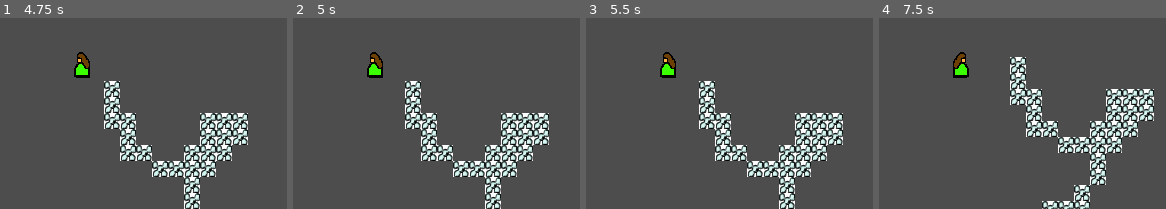
Above: before the commit, frames 1-4 (left to right).
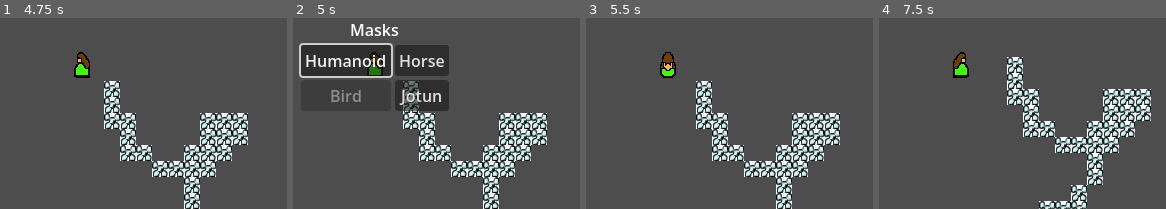
Above: after the commit, the same moments.

Repository: kasperab/loki
Game: Godot game, scene res://scenes/menu.tscn
Same seed, same stepped clock (60 frames per second), same inputs: the game is played once before the commit and once after it.
Inputs (mouse positions are in pixels of both pictures, inside the frame that each line leads up to):
- Up to frame 1 (4.75 s): click "Start" at 0.5 s; tap Enter at 1.25 s; hold Right (right) 1.28-2.03 s; hold Down (down) 2.03-2.78 s; hold Right (right) 2.78-3.53 s; hold Up (up) 3.53-4.28 s; hold Left (left) from 4.28 s (still down)
- Up to frame 2 (5 s): keep holding Left (left); tap X (mask_menu, bound only after the commit) at 4.9 s
- Up to frame 3 (5.5 s): release Left (left) at 5 s; click (637, 60) at 5 s, where only the run after the commit has a clickable "Humanoid"
- Up to frame 4 (7.5 s): tap Space at 5.75 s; hold Left (left) 5.78-6.53 s; hold Down (down) 6.53-7.28 s; hold Right (right) from 7.28 s (still down)

Frame 1 is identical in both runs. In frame 2, 21% of the frame differs, in the area x 2-90%, y 3-100%; in frame 3, 9.9%; in frame 4, 11%.

Commit message:
Added simple mask menu

Diff:
--- a/art/player_sprite.tres
+++ b/art/player_sprite.tres
@@ -1,6 +1,40 @@
 [gd_resource type="SpriteFrames" format=3 uid="uid://bmnnqb5d5eejs"]
 
+[ext_resource type="Texture2D" uid="uid://ool0ji8mrj2d" path="res://art/02_characters_guard.png" id="1_p05ks"]
 [ext_resource type="Texture2D" uid="uid://ccy2rmnsgj7q2" path="res://art/02_characters_loki.png" id="1_tt7tm"]
+[ext_resource type="Texture2D" uid="uid://b4dwm5qxo5aua" path="res://art/02_characters_horse.png" id="2_es1ro"]
+
+[sub_resource type="AtlasTexture" id="AtlasTexture_j13fy"]
+atlas = ExtResource("1_p05ks")
+region = Rect2(128, 112, 16, 32)
+
+[sub_resource type="AtlasTexture" id="AtlasTexture_r1xd5"]
+atlas = ExtResource("1_p05ks")
+region = Rect2(112, 112, 16, 32)
+
+[sub_resource type="AtlasTexture" id="AtlasTexture_nvapc"]
+atlas = ExtResource("1_p05ks")
+region = Rect2(144, 112, 16, 32)
+
+[sub_resource type="AtlasTexture" id="AtlasTexture_ab1je"]
+atlas = ExtResource("1_p05ks")
+region = Rect2(128, 80, 16, 32)
+
+[sub_resource type="AtlasTexture" id="AtlasTexture_3mv86"]
+atlas = ExtResource("2_es1ro")
+region = Rect2(128, 112, 16, 32)
+
+[sub_resource type="AtlasTexture" id="AtlasTexture_ovtwk"]
+atlas = ExtResource("2_es1ro")
+region = Rect2(96, 112, 32, 32)
+
+[sub_resource type="AtlasTexture" id="AtlasTexture_ibdu8"]
+atlas = ExtResource("2_es1ro")
+region = Rect2(144, 112, 32, 32)
+
+[sub_resource type="AtlasTexture" id="AtlasTexture_fa0aa"]
+atlas = ExtResource("2_es1ro")
+region = Rect2(128, 80, 16, 32)
 
 [sub_resource type="AtlasTexture" id="AtlasTexture_es1ro"]
 atlas = ExtResource("1_tt7tm")
@@ -22,10 +56,74 @@
 animations = [{
 "frames": [{
 "duration": 1.0,
+"texture": SubResource("AtlasTexture_j13fy")
+}],
+"loop": true,
+"name": &"guard_down",
+"speed": 5.0
+}, {
+"frames": [{
+"duration": 1.0,
+"texture": SubResource("AtlasTexture_r1xd5")
+}],
+"loop": true,
+"name": &"guard_left",
+"speed": 5.0
+}, {
+"frames": [{
+"duration": 1.0,
+"texture": SubResource("AtlasTexture_nvapc")
+}],
+"loop": true,
+"name": &"guard_right",
+"speed": 5.0
+}, {
+"frames": [{
+"duration": 1.0,
+"texture": SubResource("AtlasTexture_ab1je")
+}],
+"loop": true,
+"name": &"guard_up",
+"speed": 5.0
+}, {
+"frames": [{
+"duration": 1.0,
+"texture": SubResource("AtlasTexture_3mv86")
+}],
+"loop": true,
+"name": &"horse_down",
+"speed": 5.0
+}, {
+"frames": [{
+"duration": 1.0,
+"texture": SubResource("AtlasTexture_ovtwk")
+}],
+"loop": true,
+"name": &"horse_left",
+"speed": 5.0
+}, {
+"frames": [{
+"duration": 1.0,
+"texture": SubResource("AtlasTexture_ibdu8")
+}],
+"loop": true,
+"name": &"horse_right",
+"speed": 5.0
+}, {
+"frames": [{
+"duration": 1.0,
+"texture": SubResource("AtlasTexture_fa0aa")
+}],
+"loop": true,
+"name": &"horse_up",
+"speed": 5.0
+}, {
+"frames": [{
+"duration": 1.0,
 "texture": SubResource("AtlasTexture_es1ro")
 }],
 "loop": true,
-"name": &"down",
+"name": &"human_down",
 "speed": 5.0
 }, {
 "frames": [{
@@ -33,7 +131,7 @@
 "texture": SubResource("AtlasTexture_p05ks")
 }],
 "loop": true,
-"name": &"left",
+"name": &"human_left",
 "speed": 5.0
 }, {
 "frames": [{
@@ -41,7 +139,7 @@
 "texture": SubResource("AtlasTexture_uxmc8")
 }],
 "loop": true,
-"name": &"right",
+"name": &"human_right",
 "speed": 5.0
 }, {
 "frames": [{
@@ -49,6 +147,6 @@
 "texture": SubResource("AtlasTexture_miw02")
 }],
 "loop": true,
-"name": &"up",
+"name": &"human_up",
 "speed": 5.0
 }]
--- a/project.godot
+++ b/project.godot
@@ -22,6 +22,14 @@
 
 [input]
 
+ui_accept={
+"deadzone": 0.5,
+"events": [Object(InputEventKey,"resource_local_to_scene":false,"resource_name":"","device":0,"window_id":0,"alt_pressed":false,"shift_pressed":false,"ctrl_pressed":false,"meta_pressed":false,"pressed":false,"keycode":4194309,"physical_keycode":0,"key_label":0,"unicode":0,"location":0,"echo":false,"script":null)
+, Object(InputEventKey,"resource_local_to_scene":false,"resource_name":"","device":0,"window_id":0,"alt_pressed":false,"shift_pressed":false,"ctrl_pressed":false,"meta_pressed":false,"pressed":false,"keycode":4194310,"physical_keycode":0,"key_label":0,"unicode":0,"location":0,"echo":false,"script":null)
+, Object(InputEventKey,"resource_local_to_scene":false,"resource_name":"","device":0,"window_id":0,"alt_pressed":false,"shift_pressed":false,"ctrl_pressed":false,"meta_pressed":false,"pressed":false,"keycode":32,"physical_keycode":0,"key_label":0,"unicode":32,"location":0,"echo":false,"script":null)
+, Object(InputEventKey,"resource_local_to_scene":false,"resource_name":"","device":-1,"window_id":0,"alt_pressed":false,"shift_pressed":false,"ctrl_pressed":false,"meta_pressed":false,"pressed":false,"keycode":0,"physical_keycode":67,"key_label":0,"unicode":99,"location":0,"echo":false,"script":null)
+]
+}
 up={
 "deadzone": 0.2,
 "events": [Object(InputEventKey,"resource_local_to_scene":false,"resource_name":"","device":-1,"window_id":0,"alt_press …(195 unchanged characters)…
@@ -46,6 +54,21 @@
 , Object(InputEventKey,"resource_local_to_scene":false,"resource_name":"","device":-1,"window_id":0,"alt_pressed":false …(183 unchanged characters)…
 ]
 }
+talk={
+"deadzone": 0.2,
+"events": [Object(InputEventKey,"resource_local_to_scene":false,"resource_name":"","device":-1,"window_id":0,"alt_pressed":false,"shift_pressed":false,"ctrl_pressed":false,"meta_pressed":false,"pressed":false,"keycode":0,"physical_keycode":90,"key_label":0,"unicode":122,"location":0,"echo":false,"script":null)
+]
+}
+mask_menu={
+"deadzone": 0.2,
+"events": [Object(InputEventKey,"resource_local_to_scene":false,"resource_name":"","device":-1,"window_id":0,"alt_pressed":false,"shift_pressed":false,"ctrl_pressed":false,"meta_pressed":false,"pressed":false,"keycode":0,"physical_keycode":88,"key_label":0,"unicode":120,"location":0,"echo":false,"script":null)
+]
+}
+copy_mask={
+"deadzone": 0.2,
+"events": [Object(InputEventKey,"resource_local_to_scene":false,"resource_name":"","device":-1,"window_id":0,"alt_pressed":false,"shift_pressed":false,"ctrl_pressed":false,"meta_pressed":false,"pressed":false,"keycode":0,"physical_keycode":67,"key_label":0,"unicode":99,"location":0,"echo":false,"script":null)
+]
+}
 
 [physics]
 
--- a/scenes/player.tscn
+++ b/scenes/player.tscn
@@ -2,6 +2,7 @@
 
 [ext_resource type="SpriteFrames" uid="uid://bmnnqb5d5eejs" path="res://art/player_sprite.tres" id="1_3vyb7"]
 [ext_resource type="Script" uid="uid://3mcgdlgcr3su" path="res://scripts/player.gd" id="1_g2els"]
+[ext_resource type="Script" uid="uid://b7a1va7x6kykq" path="res://scripts/mask_menu.gd" id="3_qhqgy"]
 
 [sub_resource type="RectangleShape2D" id="RectangleShape2D_u8vuu"]
 size = Vector2(16, 26)
@@ -16,6 +17,57 @@
 [node name="AnimatedSprite2D" type="AnimatedSprite2D" parent="." unique_id=506383766]
 position = Vector2(0, -3)
 sprite_frames = ExtResource("1_3vyb7")
-animation = &"down"
+animation = &"human_down"
 
 [node name="Camera2D" type="Camera2D" parent="." unique_id=861688044]
+
+[node name="MaskMenu" type="VBoxContainer" parent="." unique_id=1490406067]
+process_mode = 2
+visible = false
+anchors_preset = 8
+anchor_left = 0.5
+anchor_top = 0.5
+anchor_right = 0.5
+anchor_bottom = 0.5
+offset_left = -256.0
+offset_top = -144.0
+offset_right = 256.0
+offset_bottom = 144.0
+grow_horizontal = 2
+grow_vertical = 2
+alignment = 1
+script = ExtResource("3_qhqgy")
+
+[node name="Label" type="Label" parent="MaskMenu" unique_id=539112249]
+layout_mode = 2
+text = "Masks"
+horizontal_alignment = 1
+vertical_alignment = 1
+
+[node name="GridContainer" type="GridContainer" parent="MaskMenu" unique_id=1328660204]
+layout_mode = 2
+size_flags_horizontal = 4
+columns = 2
+
+[node name="Humanoid" type="Button" parent="MaskMenu/GridContainer" unique_id=100383884]
+layout_mode = 2
+text = "Humanoid"
+
+[node name="Horse" type="Button" parent="MaskMenu/GridContainer" unique_id=1990096865]
+layout_mode = 2
+text = "Horse
+"
+
+[node name="Bird" type="Button" parent="MaskMenu/GridContainer" unique_id=1200863349]
+layout_mode = 2
+disabled = true
+text = "Bird"
+
+[node name="Jotun" type="Button" parent="MaskMenu/GridContainer" unique_id=735881513]
+layout_mode = 2
+text = "Jotun"
+
+[connection signal="pressed" from="MaskMenu/GridContainer/Humanoid" to="MaskMenu" method="_on_humanoid_pressed"]
+[connection signal="pressed" from="MaskMenu/GridContainer/Horse" to="MaskMenu" method="_on_horse_pressed"]
+[connection signal="pressed" from="MaskMenu/GridContainer/Bird" to="MaskMenu" method="_on_bird_pressed"]
+[connection signal="pressed" from="MaskMenu/GridContainer/Jotun" to="MaskMenu" method="_on_jotun_pressed"]
--- /dev/null
+++ b/scripts/mask_menu.gd
@@ -0,0 +1,28 @@
+extends VBoxContainer
+
+@onready var player = $".."
+@onready var sprite = $"../AnimatedSprite2D"
+
+func _on_humanoid_pressed() -> void:
+	player.form = "human"
+	sprite.animation = "human_down"
+	close()
+
+func _on_horse_pressed() -> void:
+	player.form = "horse"
+	sprite.animation = "horse_down"
+	close()
+
+func _on_bird_pressed() -> void:
+	player.form = "bird"
+	sprite.animation = "bird_down"
+	close()
+
+func _on_jotun_pressed() -> void:
+	player.form = "guard"
+	sprite.animation = "guard_down"
+	close()
+
+func close() -> void:
+	hide()
+	get_tree().paused = false
--- a/scripts/player.gd
+++ b/scripts/player.gd
@@ -2,8 +2,15 @@
 
 @export var speed = 32.0
 @onready var sprite = $AnimatedSprite2D
+@onready var mask_menu = $MaskMenu
+@onready var first_mask = $MaskMenu/GridContainer/Humanoid
+var form = "human"
 
 func _process(_delta: float) -> void:
+	if Input.is_action_just_pressed("mask_menu"):
+		mask_menu.show()
+		first_mask.grab_focus()
+		get_tree().paused = true
 	velocity.x = 0
 	velocity.y = 0
 	if Input.is_action_pressed("up"):
@@ -17,10 +24,10 @@
 	velocity = velocity.normalized() * speed
 	move_and_slide()
 	if velocity.y < 0:
-		sprite.animation = "up"
+		sprite.animation = form + "_up"
 	elif velocity.y > 0:
-		sprite.animation = "down"
+		sprite.animation = form + "_down"
 	if velocity.x < 0:
-		sprite.animation = "left"
+		sprite.animation = form + "_left"
 	elif velocity.x > 0:
-		sprite.animation = "right"
+		sprite.animation = form + "_right"
Binary file added: art/02_characters_guard.png
Not shown, added: art/02_characters_guard.png.import
Binary file added: art/02_characters_horse.png
Not shown, added: art/02_characters_horse.png.import
Not shown, added: scripts/mask_menu.gd.uid
